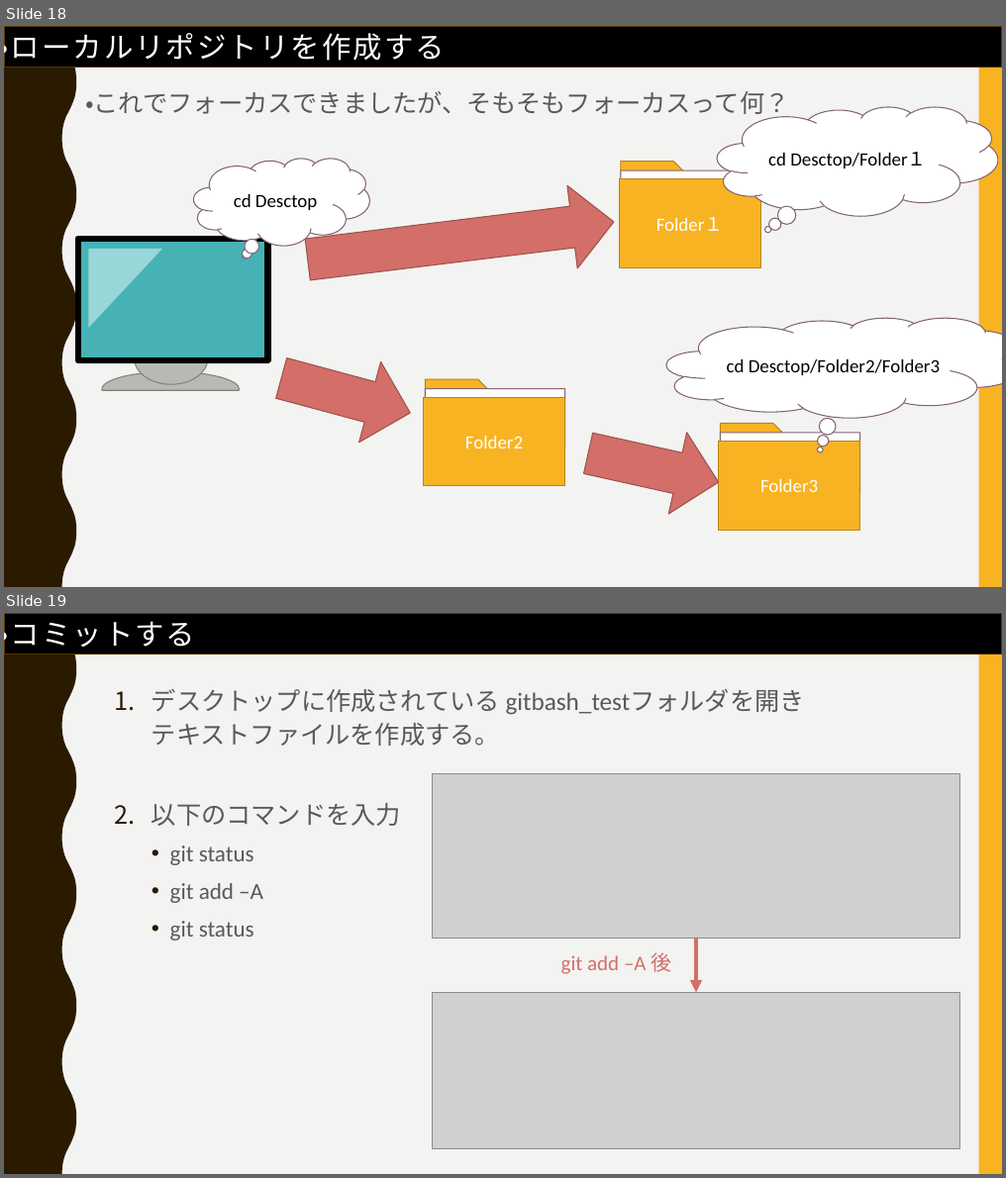
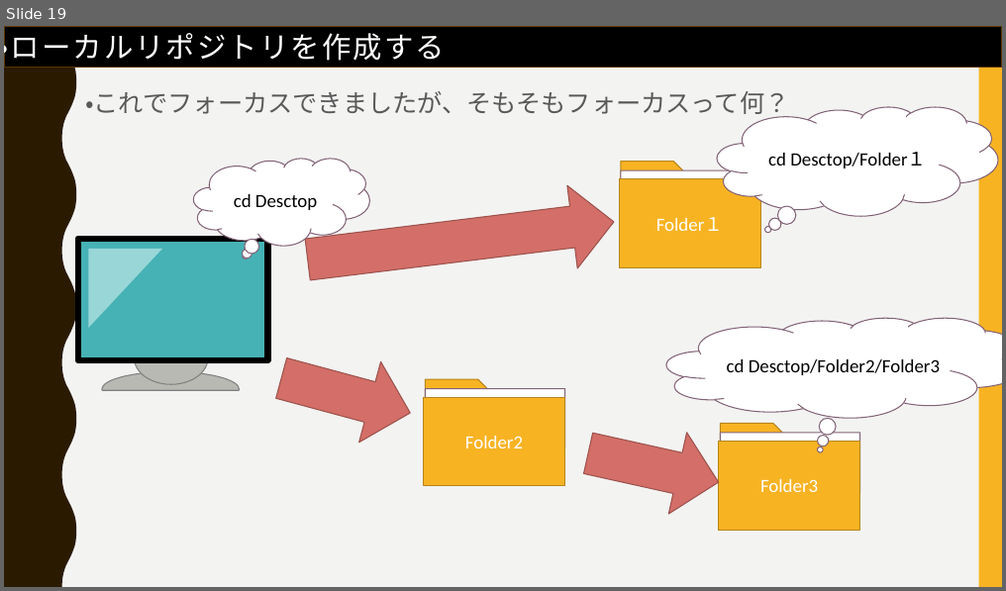
Before and after one commit to FIY24554/git_test, a slide deck: githubについて.pptx. Shown one above the other, each under a label of ours: slides 18 and 19 before the commit, slide 19 after it. The pictures are 1006x1178 and 1006x591 pixels, drawn with LibreOffice and Linux fonts; fonts in the diff are those of the drawing; grey boxes stand for pictures. Boxes give left, top, right and bottom in pixels: in the first picture for what was removed or moved away, otherwise in the second. Text is boxed around its words. In the diff, an @@ line names an element or a change of style, - is before the commit and + after.

```diff
--- a/githubについて.pptx
+++ b/githubについて.pptx
@@ slide 19 removed at <box>4,613,1002,1174</box>, background #F3F3F2; not listed: 2 template elements that a slide beside it also shows @@
@@ rectangle removed at <box>4,613,1002,655</box> @@
@@ text removed at <box>4,615,196,653</box> @@
-・コミットする
@@ text removed at <box>152,688,805,941</box> @@
-1. デスクトップに作成されている gitbash_testフォルダを開き
-   テキストファイルを作成する。
-2. 以下のコマンドを入力
-  • git status
-  • git add –A
-  • git status
@@ picture removed at <box>433,774,960,938</box> @@
@@ arrow removed from (696, 938) to (696, 992) @@
@@ text removed at <box>561,953,672,974</box> @@
-git add –A 後
@@ picture removed at <box>433,992,960,1149</box> @@
@@ what was slide 18 is now slide 19 @@
```
Also in this commit, not shown: 1 slide changed, 8 slides added.
